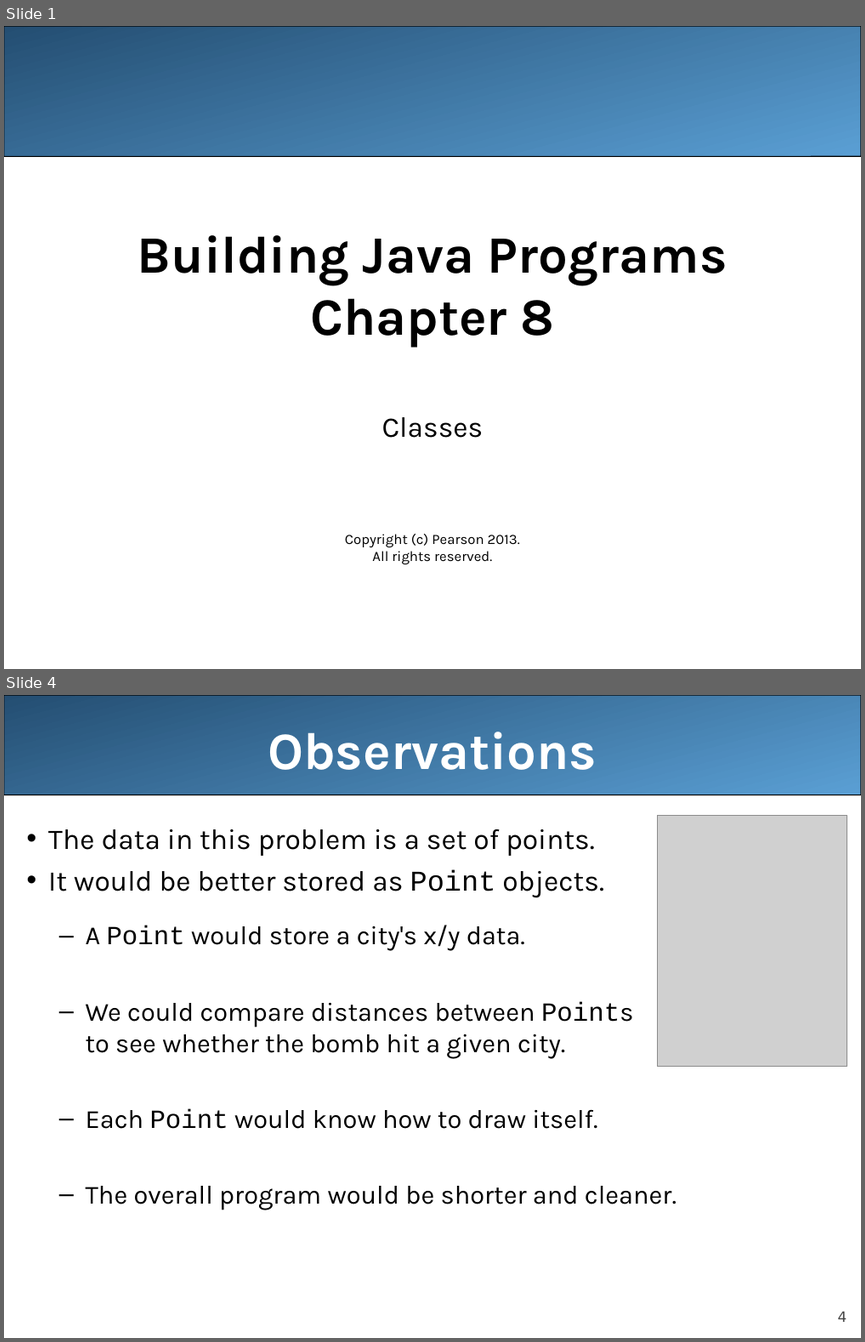
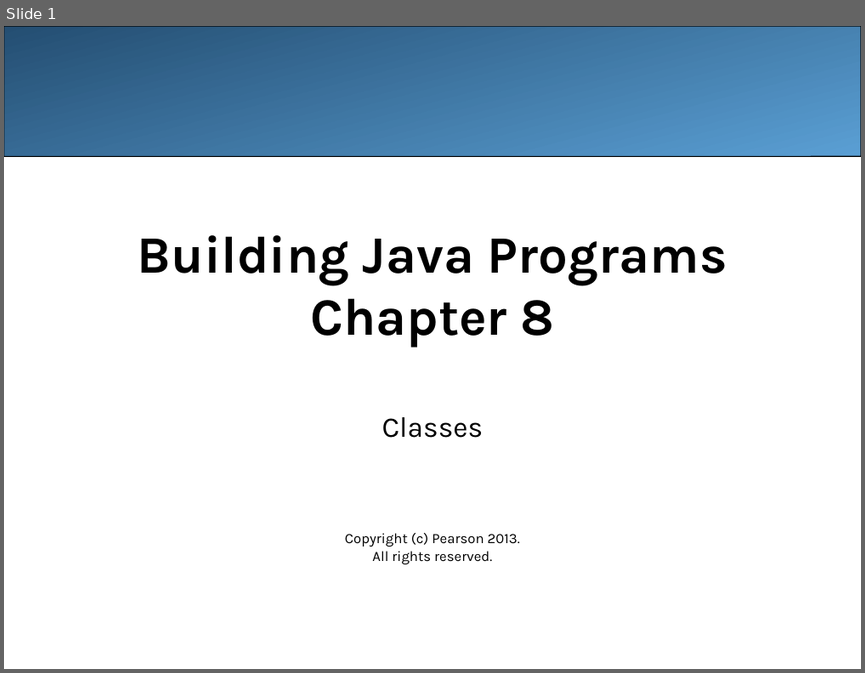
Before and after one commit to sudocrystal/scc-compsci, a slide deck: cs141/slides/ppts/ch08-classes.ppt. Shown one above the other, each under a label of ours: slides 1 and 4 before the commit, slide 1 after it; the slides between them are not shown. The pictures are 865x1342 and 865x673 pixels, drawn with LibreOffice and Linux fonts; fonts in the diff are those of the drawing; grey boxes stand for pictures. Boxes give left, top, right and bottom in pixels: in the first picture for what was removed or moved away, otherwise in the second. Text is boxed around its words. In the diff, an @@ line names an element or a change of style, - is before the commit and + after.

```diff
--- a/cs141/slides/ppts/ch08-classes.ppt
+++ b/cs141/slides/ppts/ch08-classes.ppt
@@ slide 4 removed at (x1=4, y1=695, x2=861, y2=1338), background #FFFFFF @@
@@ rounded rectangle removed at (x1=4, y1=695, x2=861, y2=795) @@
@@ title removed at (x1=268, y1=732, x2=596, y2=770) @@
-Observations
@@ picture removed at (x1=658, y1=816, x2=847, y2=1066) @@
@@ text removed at (x1=48, y1=829, x2=676, y2=1210) @@
-• The data in this problem is a set of points.
-• It would be better stored as Point objects.
-  – A Point would store a city's x/y data.
-  – We could compare distances between Points
-    to see whether the bomb hit a given city.
-  – Each Point would know how to draw itself.
-  – The overall program would be shorter and cleaner.
@@ page number removed at (x1=838, y1=1310, x2=847, y2=1321) @@
-4
```
Also in this commit, not shown: 67 other slides changed, 5 other slides removed, 2 other files.
